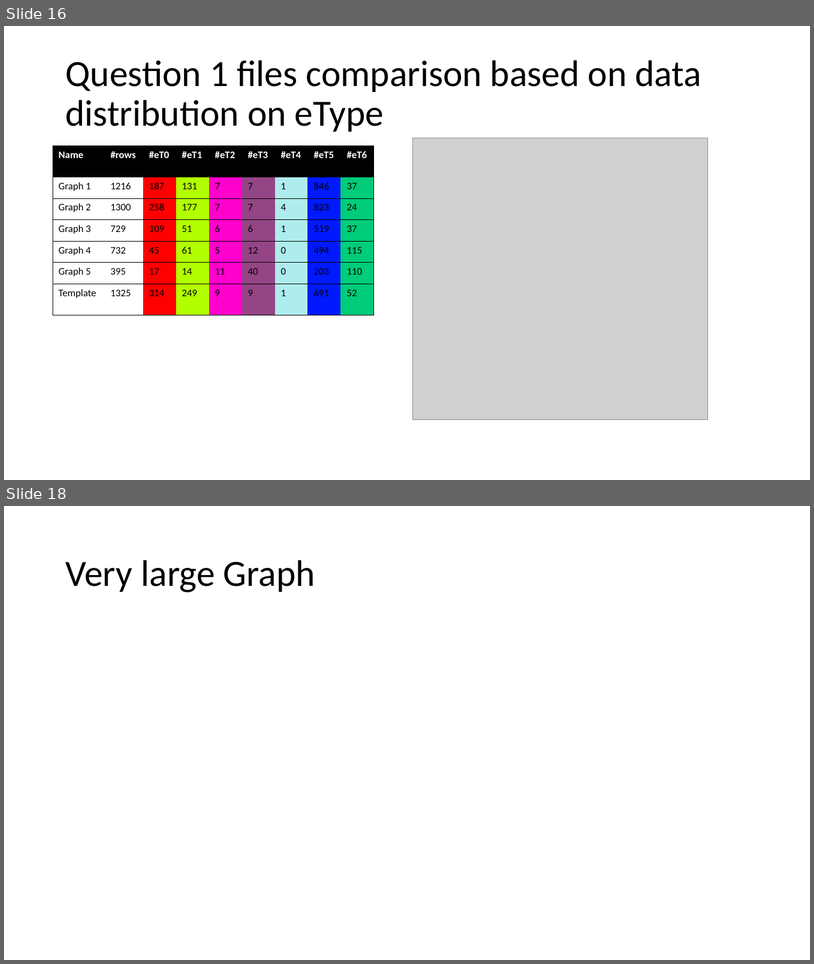
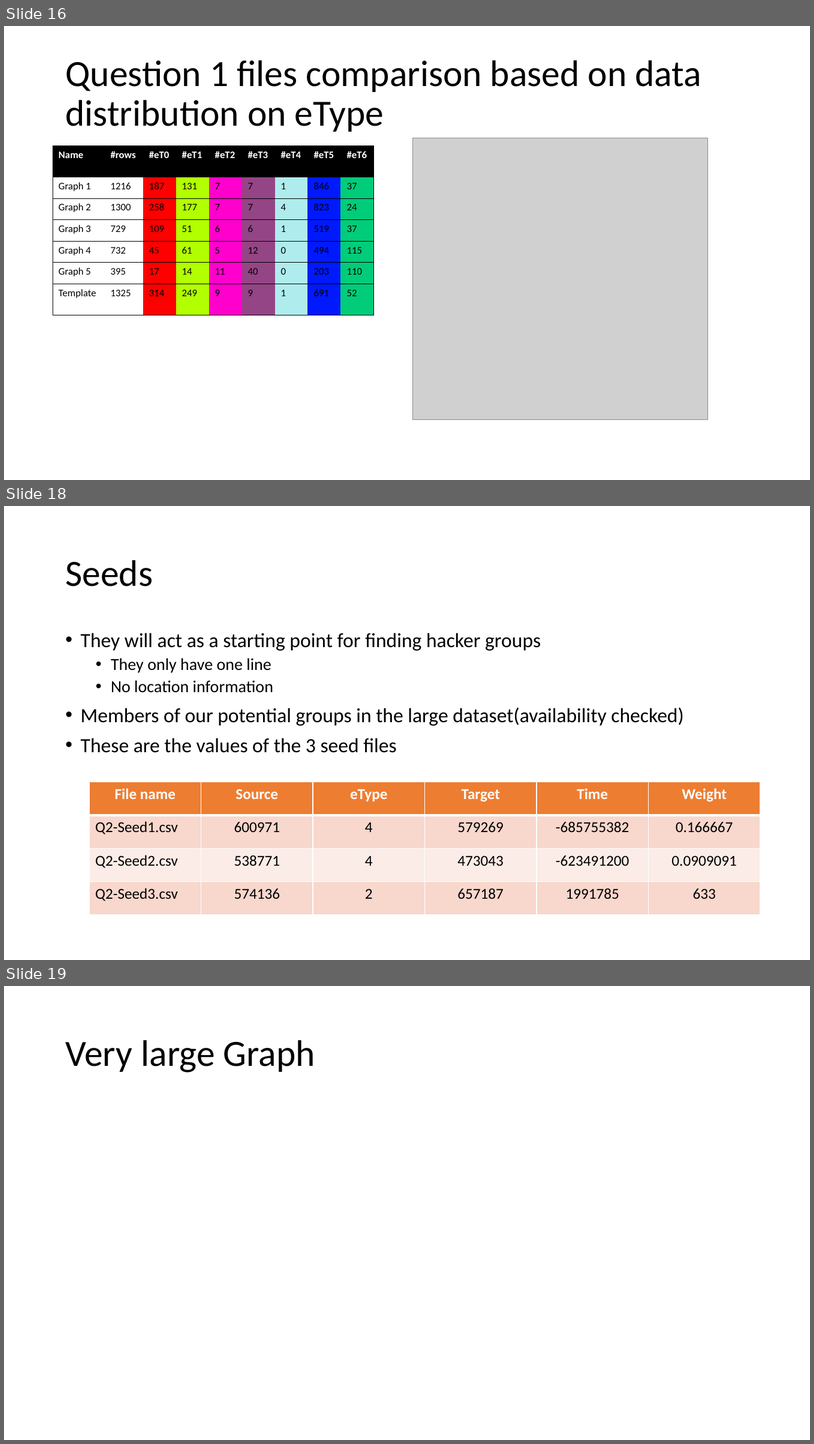
Before and after one commit to AtrayeeNeog/Visualization_2019-20, a slide deck: Documentation/Project_Presentation_v1.pptx. Shown one above the other, each under a label of ours: slides 16 and 18 before the commit, slides 16, 18 and 19 after it; the slides between them are not shown. The pictures are 814x964 and 814x1444 pixels, drawn with LibreOffice and Linux fonts; fonts in the diff are those of the drawing; grey boxes stand for pictures. Boxes give left, top, right and bottom in pixels: in the first picture for what was removed or moved away, otherwise in the second. Text is boxed around its words. In the diff, an @@ line names an element or a change of style, - is before the commit and + after.

```diff
--- a/Documentation/Project_Presentation_v1.pptx
+++ b/Documentation/Project_Presentation_v1.pptx
@@ slide 18 added at [4, 506, 810, 960], background #FFFFFF @@
@@ title added at [65, 560, 153, 586], 44 pt, text #000000 @@
+Seeds
@@ text added at [81, 633, 684, 753], 24 pt, text #000000 @@
+• They will act as a starting point for finding hacker groups
+  • They only have one line
+  • No location information
+• Members of our potential groups in the large dataset(availability checked)
+• These are the values of the 3 seed files
@@ table added at [89, 782, 761, 915], 4 rows, 6 columns @@
+File name | Source | eType | Target | Time | Weight
+Q2-Seed1.csv | 600971 | 4 | 579269 | -685755382 | 0.166667
+Q2-Seed2.csv | 538771 | 4 | 473043 | -623491200 | 0.0909091
+Q2-Seed3.csv | 574136 | 2 | 657187 | 1991785 | 633
@@ what was slide 18 is now slide 19 @@
```
Also in this commit, not shown: 1 other slide added, 1 slide removed.
